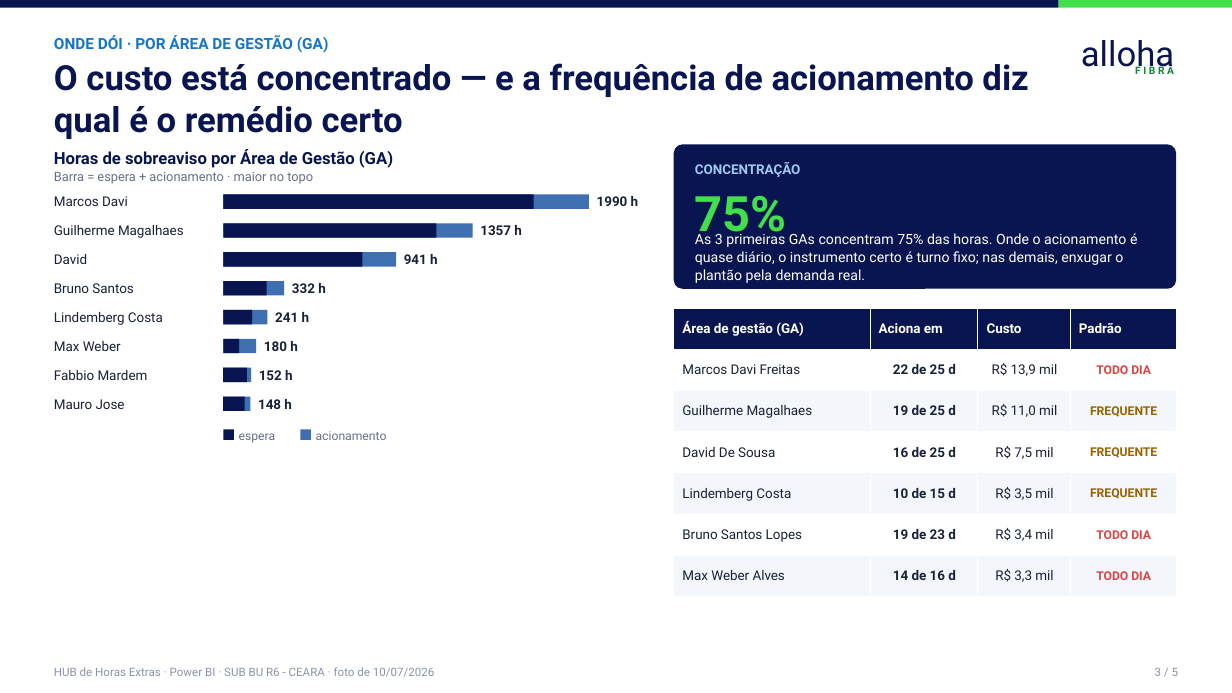
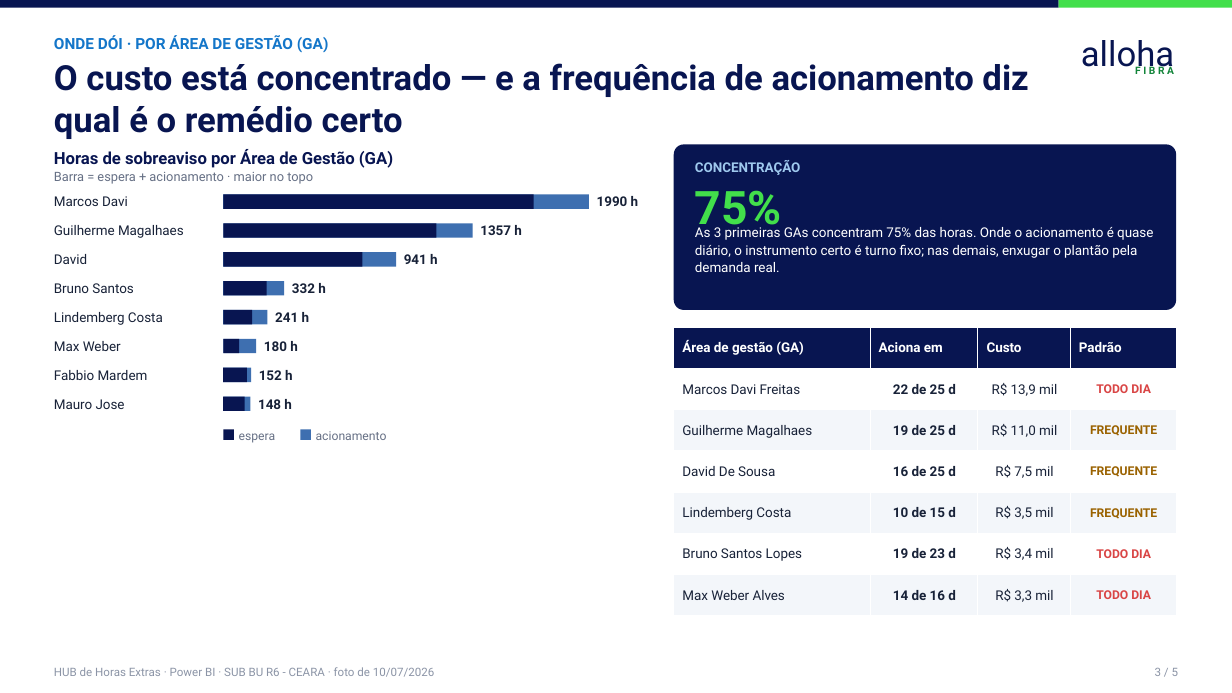
Before and after one commit to durthvader/megabrain, a slide deck: slide 3 of outputs/horas/Horas_Ceara_Executivo.pptx. Drawn at 1232x693 pixels with LibreOffice and Linux fonts; fonts in the diff are those of the drawing. Boxes give left, top, right and bottom in pixels: in the first picture for what was removed or moved away, otherwise in the second. Text is boxed around its words. In the diff, an @@ line names an element or a change of style, - is before the commit and + after.

```diff
--- a/outputs/horas/Horas_Ceara_Executivo.pptx
+++ b/outputs/horas/Horas_Ceara_Executivo.pptx
@@ rounded rectangle resized from (x1=674, y1=144, x2=1177, y2=288) to (x1=674, y1=144, x2=1177, y2=310) @@
@@ text "75%" at (x1=695, y1=190, x2=782, y2=235): size 38 to 36 pt @@
@@ text "As 3 primeiras GAs concentram ..." at (x1=695, y1=227, x2=1153, y2=272): size 11 to 10.5 pt; line spacing 1.06 to 1.08 @@
@@ table moved from (x1=674, y1=308, x2=1177, y2=596) to (x1=674, y1=327, x2=1177, y2=616) @@
```
Also in this commit, not shown: 8 other files.
